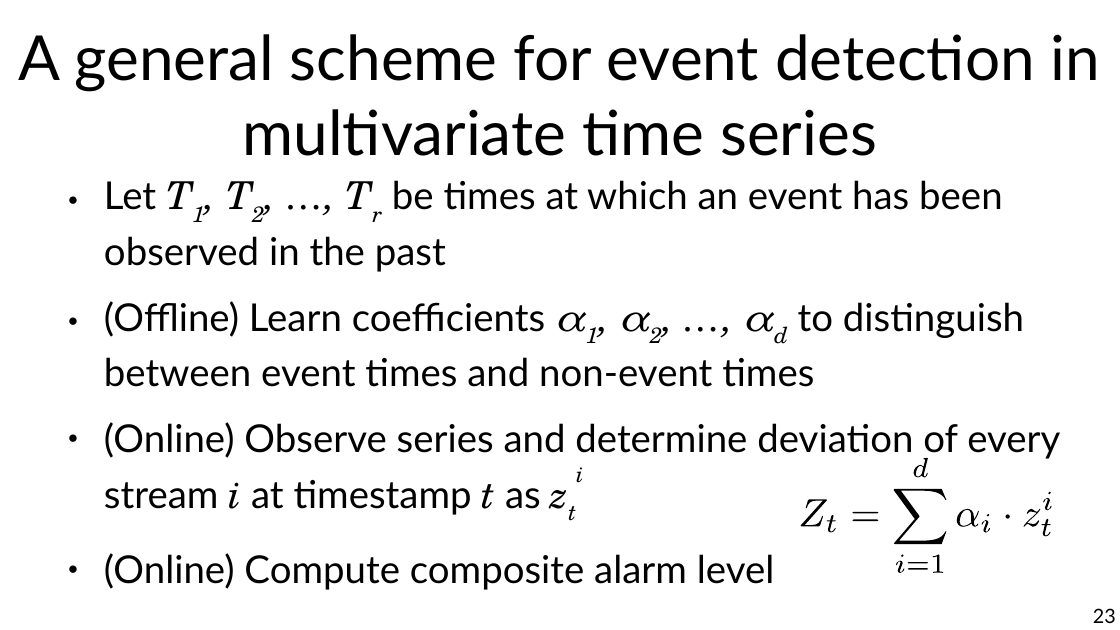
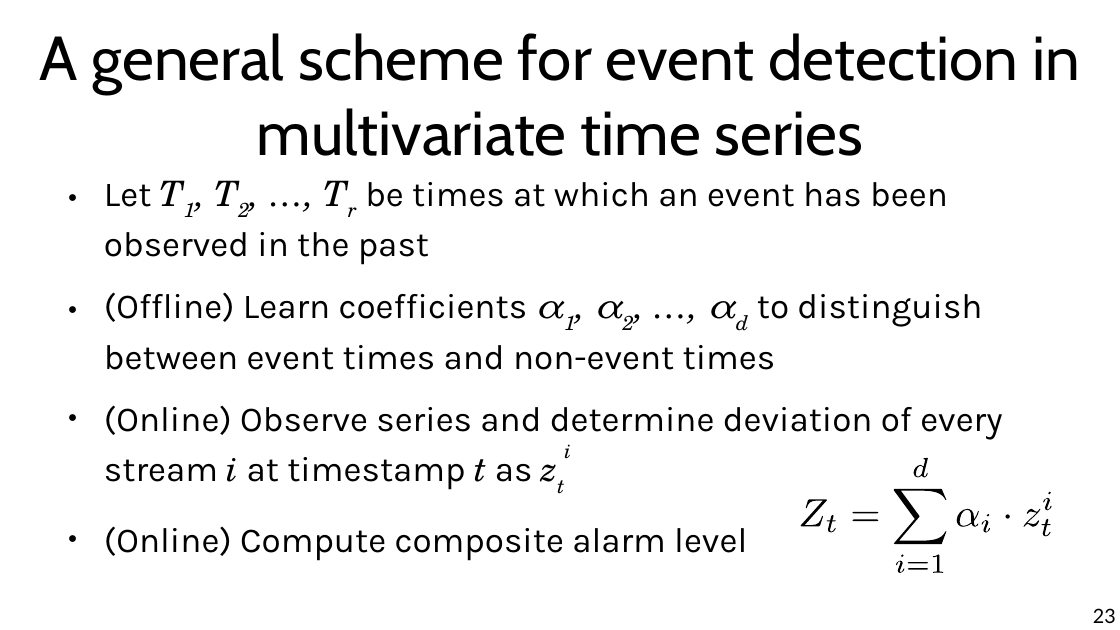
Before and after one commit to chatox/data-mining-course, a slide deck: slide 23 of theory/odp/tt29_forecasting.odp. Drawn at 1120x630 pixels with LibreOffice and Linux fonts; fonts in the diff are those of the drawing. Boxes give left, top, right and bottom in pixels: in the first picture for what was removed or moved away, otherwise in the second. Text is boxed around its words. In the diff, an @@ line names an element or a change of style, - is before the commit and + after.

```diff
--- a/theory/odp/tt29_forecasting.odp
+++ b/theory/odp/tt29_forecasting.odp
@@ title "A general scheme for event ..." at (x1=39, y1=33, x2=1080, y2=156): font Lato to Cabin @@
@@ text "Let T1, T2, …, Tr ..." at (x1=104, y1=182, x2=1002, y2=556): size 27.2 to 24.8 pt; font Lato to Karla in "Let be times at which an event ...", "(Offline) Learn coefficients to distinguish between event ...", "(Online) Observe series and determine deviation of ...", "(Online) Compute composite alarm level" @@
```
Also in this commit, not shown: 26 other slides changed, 48 other files.
